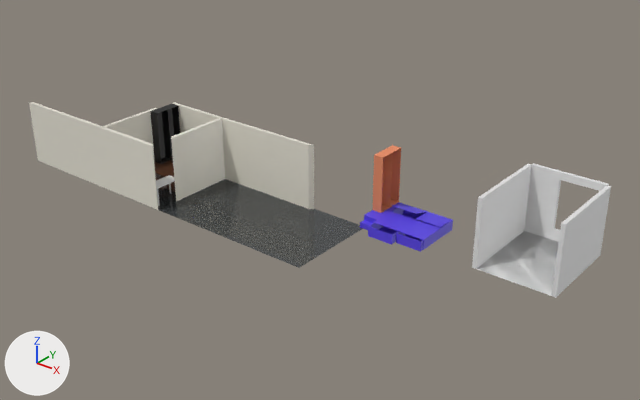
What one commit did to the Blender file Podium_bedroom.blend.
Both versions are drawn from a camera (50 mm lens) standing at (17.4, -24.1, 15.5) and looking at (-2.2, 0.4, 0.3). The axes (+X, +Y, +Z) are drawn at lower left. The lights are the same throughout.
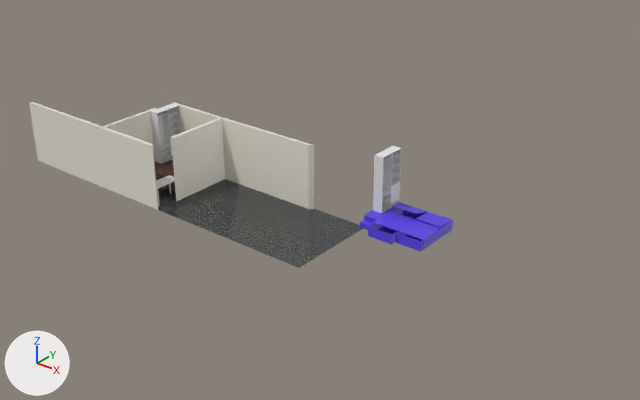
Location of each change, (x1, y1, x2, y2) in pixels of the pictures (640 x 400 px):
'Cube.002', reshaped, moved, turned
    before: (472, 164, 532, 269)
    after: (151, 104, 180, 164)
'Cube.003', deleted
    before: (552, 185, 611, 298)
'Cube.005', deleted
    before: (476, 231, 559, 296)
'Cube.004', deleted
    before: (524, 163, 609, 242)
'Cube.001', reshaped, moved
    before: (373, 145, 401, 213)
    after: (373, 146, 402, 213)
'Cube.007', deleted
    before: (150, 104, 180, 164)
part 1 of me_cube_001, added
    after: (391, 179, 400, 204)
part 2 of me_cube_001, recoloured (orange to grey)
    both: (373, 146, 401, 213)

Patch to the scene script:
```diff
--- a/Podium_bedroom.blend.py
+++ b/Podium_bedroom.blend.py
@@ me_cube_002 @@
 # used by ob_cube_002; location = (5.12, -0.26, 0.31)
-me_cube_002.from_pydata(...)  # 8 vertices, 6 faces; spans x -0.3..-0.15, y 0.26..3.86, z -0.31..2.39
+me_cube_002.from_pydata(...)  # 170 vertices, 146 faces; spans x -0.37..0.03, y -0.57..0.63, z -1.91..0.37
+# me_cube_002 part 3: the whole mesh is rebuilt
@@ me_cube_001 @@
 # used by ob_cube_001; location = (0.37, 1.43, 0.79); rotation_euler = (-3.142, 0.0, 0.0), in degrees (-180, 0, 0)
-me_cube_001.from_pydata(...)  # 64 vertices, 62 faces; spans x -0.37..0.03, y -0.57..0.63, z -1.91..0.37
+me_cube_001.from_pydata(...)  # 170 vertices, 146 faces; spans x -0.37..0.03, y -0.57..0.63, z -1.91..0.37
+# me_cube_001 part 1: a new loose piece of 50 vertices spanning x -0.35..0.03, y -0.55..0.03, z -0.53..0.23
+# me_cube_001 part 2: 62 faces spanning x -0.37..0.03, y -0.57..0.63, z -1.91..0.37 switch from mat_material_001 (orange #e7906c) to no material
@@ ob_cube_002 @@
 ob_cube_002 = bpy.data.objects.new('Cube.002', me_cube_002)
-ob_cube_002.location = (5.12, -0.26, 0.31)
+ob_cube_002.location = (-9.63, -0.59, 0.79)
+ob_cube_002.rotation_euler = (-3.142, 0.0, 0.0)  # degrees (-180, 0, 0)
@@ ob_cube_003 @@
-ob_cube_003 = bpy.data.objects.new('Cube.003', me_cube_003)
-ob_cube_003.location = (8.09, -0.26, 0.31)
@@ ob_cube_004 @@
-ob_cube_004 = bpy.data.objects.new('Cube.004', me_cube_004)
-ob_cube_004.location = (4.71, 3.9, 2.39)
-ob_cube_004.rotation_euler = (3.142, 0.0, 1.571)  # degrees (180, 0, 90)
@@ ob_cube_005 @@
-ob_cube_005 = bpy.data.objects.new('Cube.005', me_cube_007)
-ob_cube_005.location = (6.33, 1.94, 0.0)
-ob_cube_005.rotation_euler = (-3.142, 0.0, 0.0)  # degrees (-180, 0, 0)
@@ ob_cube_001 @@
 ob_cube_001 = bpy.data.objects.new('Cube.001', me_cube_001)
-ob_cube_001.location = (0.37, 1.43, 0.79)
+ob_cube_001.location = (0.4, 1.41, 0.79)
 ob_cube_001.rotation_euler = (-3.142, 0.0, 0.0)  # degrees (-180, 0, 0)
@@ ob_cube_007 @@
-ob_cube_007 = bpy.data.objects.new('Cube.007', me_cube_006)
-ob_cube_007.location = (-9.63, -0.6, 0.79)
-ob_cube_007.rotation_euler = (-3.142, 0.0, 0.0)  # degrees (-180, 0, 0)
```
